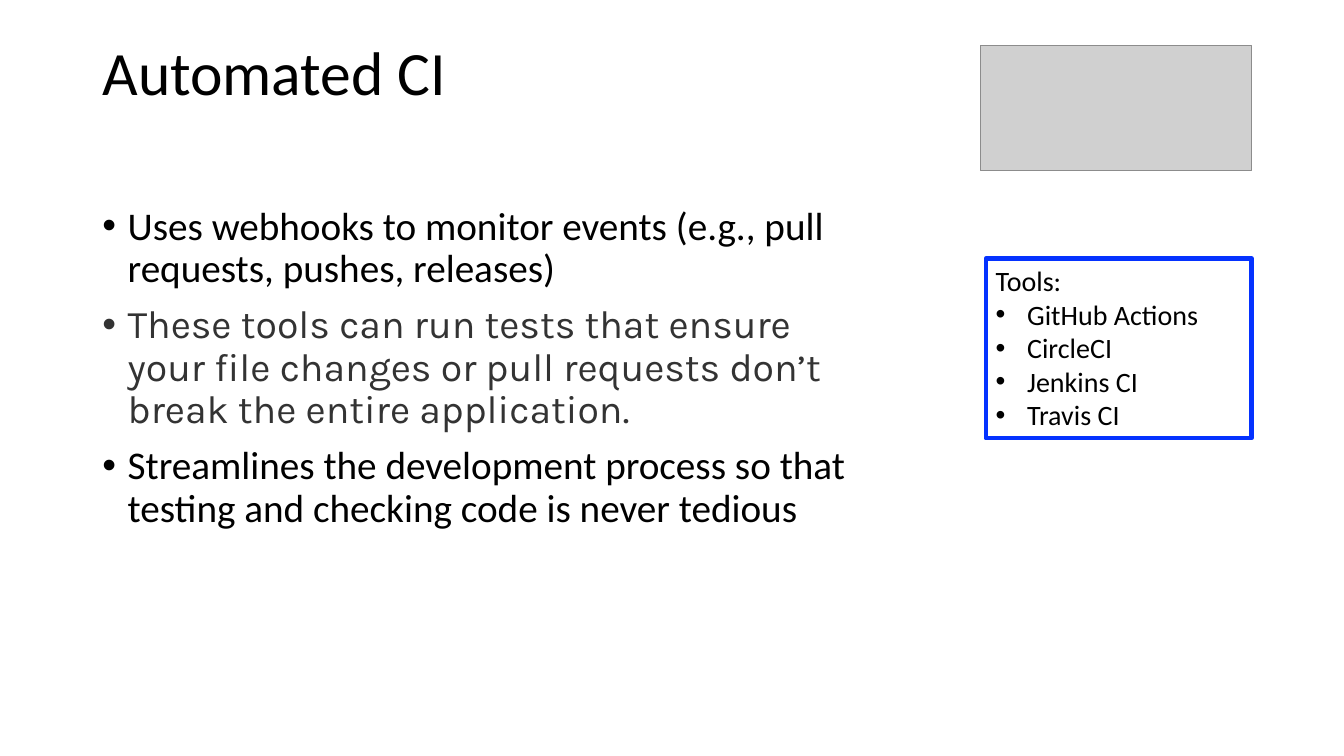
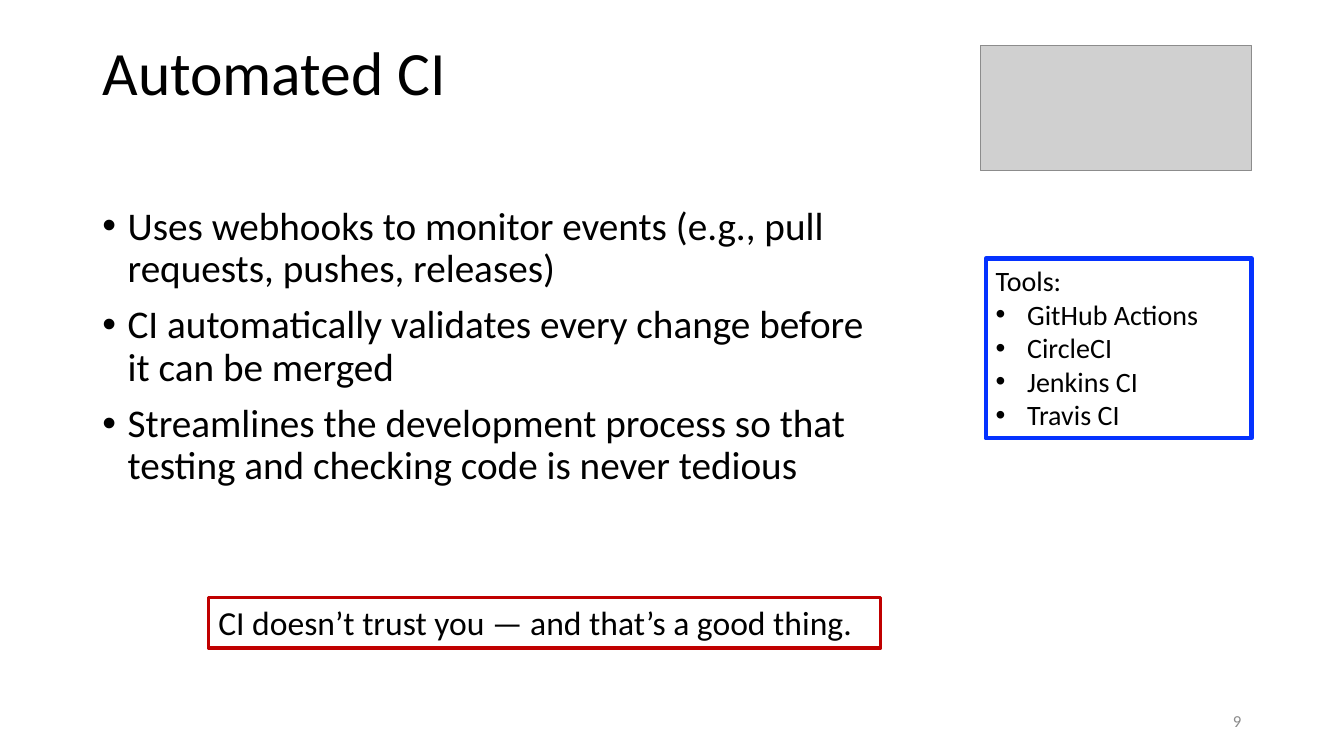
Before and after one commit to johnxu21/johnxu21.github.io, a slide deck: slide 9 of teaching/CS472/Timetable/CI-CD.pptx. Drawn at 1344x756 pixels with LibreOffice and Linux fonts; fonts in the diff are those of the drawing; grey boxes stand for pictures. Boxes give left, top, right and bottom in pixels: in the first picture for what was removed or moved away, otherwise in the second. Text is boxed around its words. In the diff, an @@ line names an element or a change of style, - is before the commit and + after.

```diff
--- a/teaching/CS472/Timetable/CI-CD.pptx
+++ b/teaching/CS472/Timetable/CI-CD.pptx
@@ text at [128,310,863,388]: text changed; font Karla to Calibri; text colour #333333 to #000000 @@
-• These tools can run tests that ensure your file changes or pull requests don’t break the entire application.
+• CI automatically validates every change before it can be merged
@@ rectangle added at [209,597,881,647], outline #C00000 2.25 pt, 24 pt, text #000000 @@
+CI doesn’t trust you — and that’s a good thing.
@@ page number added at [1233,716,1241,727], 12 pt, text #8C8C8C @@
+9
```
Also in this commit, not shown: 26 other slides changed, 4 slides added, 2 slides removed, 2 other files.
